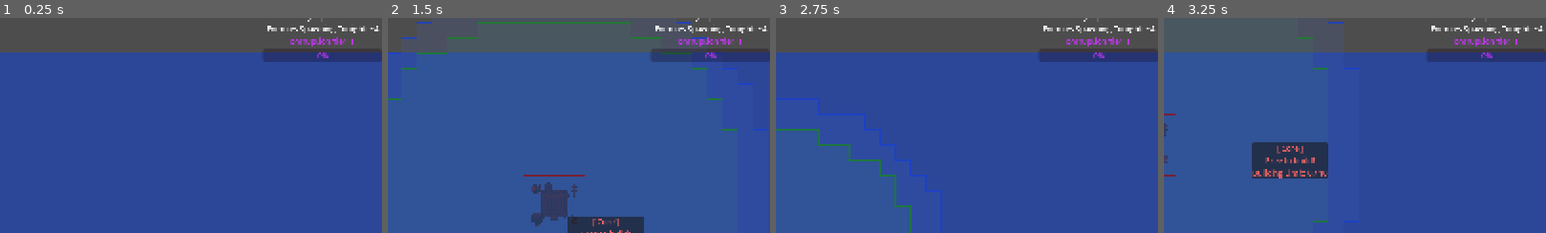
Above: before the commit, frames 1-4 (left to right).
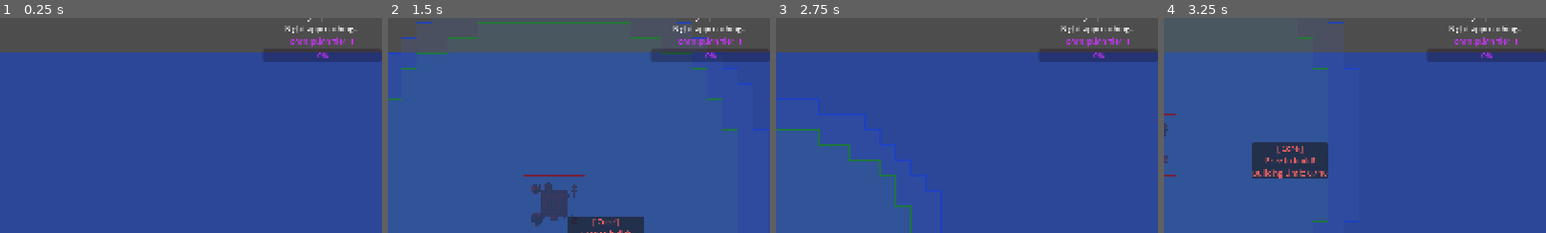
Above: after the commit, the same moments.

Repository: ColdTerror/Core-and-Conveyor
Game: Godot game, scene res://scenes/level.tscn
The game is run twice, just before and just after one commit, with the same random seed, the same clock (stepped at 60 frames per second) and the same inputs. The engine's default icon, where the game draws it, is replaced by a stand-in: a white triangle on a blue panel in a dark square.
Inputs (mouse positions are % of the whole screen's width and height, from its top left):
- Up to frame 1 (0.25 s): no input
- Up to frame 2 (1.5 s): click "Core" at 0.5 s; tap Enter at 1.25 s; move the mouse to (72, 45) at 1.27 s; hold Right (ui_right) from 1.28 s (still down); hold X (deconstruct_hotkey) from 1.28 s (still down); click (72, 45) at 1.42 s
- Up to frame 3 (2.75 s): release Right (ui_right) at 2 s; release X (deconstruct_hotkey) at 2 s; drag from (30, 55) to (45, 70) at 2.02 s
- Up to frame 4 (3.25 s): tap Space at 2.75 s; move the mouse to (60, 28) at 2.77 s; hold Right (ui_right) from 2.78 s (still down); hold R (rotate_tile) from 2.78 s (still down)
The pictures show only the part of the screen within x 50-100%, y 2-52%; the shares and areas given below are measured in that part.

The runs differ from the first frame. In frame 1, 0.5% of the frame differs, in the area x 70-100%, y 3-13%; in frame 2, 0.5%; in frame 3, 0.5%; in frame 4, 0.5%.

Commit message:
game ui now checks the wave measurement and moon measure research to display enemy count or moon phase

Diff:
--- a/scripts/Research/research_manager.gd
+++ b/scripts/Research/research_manager.gd
@@ -31,7 +31,10 @@
 }
 
 var unlocked_techs: Array[String] = []
+
+# --- INTEL TRACKERS ---
 var wave_measure: bool = false
+var moon_measure_level: int = 0
 
 # ==========================================
 # UNLOCK ROUTER
@@ -75,6 +78,8 @@
 			_update_living_towers()
 		"Wave Measurement":
 			wave_measure = true
+		"Moon Measurement 1":
+			moon_measure_level = 1
 		_:
 			print("WARNING: Unknown tech -> ", tech_name)
 
--- a/scripts/UI/game_ui.gd
+++ b/scripts/UI/game_ui.gd
@@ -125,13 +125,51 @@
 			]
 			waveLabel.modulate = Color(1.0, 0.4, 0.4)
 		else:
-			var forecast = wave_manager.get_estimated_enemies()
-			if forecast <= 0:
-				waveLabel.text = "Full Moon Tonight... The forest is quiet."
-				waveLabel.modulate = Color(0.6, 0.8, 1.0) # Soft moonlight blue!
+			# --- RESEARCH GATED FORECAST ---
+
+			# NO RESEARCH: Completely blind!
+			if not ResearchManager.wave_measure:
+				waveLabel.text = "Night approaching..."
+				waveLabel.modulate = Color.WHITE
+
+			# HAS RESEARCH: Show the forecast!
 			else:
-				waveLabel.text = "Enemies Spawning Tonight: ~%d" % forecast
-				waveLabel.modulate = Color.WHITE
+				var forecast = wave_manager.get_estimated_enemies()
+				var moon_status = ""
+				var is_full_moon = false
+				var is_blood_moon = false
+
+				# Does the player have Moon Measurement tech?
+				if ResearchManager.moon_measure_level > 0 and time_manager:
+					var current_time = time_manager.current_time
+
+					# Level 1 reveals at 16:00 (4 PM). Level 2 reveals instantly at 6:00 (Dawn).
+					var reveal_time = 16.0 if ResearchManager.moon_measure_level == 1 else 6.0
+
+					if current_time >= reveal_time:
+						match time_manager.current_moon_phase:
+							TimeManager.MoonPhase.FULL:
+								moon_status = " [FULL MOON]"
+								is_full_moon = true
+							TimeManager.MoonPhase.BLOOD:
+								moon_status = " [BLOOD MOON]"
+								is_blood_moon = true
+							TimeManager.MoonPhase.NORMAL:
+								moon_status = " [Normal Moon]"
+					else:
+						moon_status = " [Calculating Lunar Phase...]"
+
+				# Apply the text and colors!
+				if forecast <= 0 or is_full_moon:
+					waveLabel.text = "Full Moon Tonight... The forest is quiet."
+					waveLabel.modulate = Color(0.6, 0.8, 1.0) # Soft moonlight blue
+				else:
+					waveLabel.text = "Enemies Spawning Tonight: ~%d%s" % [forecast, moon_status]
+
+					if is_blood_moon:
+						waveLabel.modulate = Color(1.0, 0.2, 0.2) # Deep Red for Blood Moon warning
+					else:
+						waveLabel.modulate = Color.WHITE
 
 	# --- NEW: 3. UPDATE CORRUPTION UI ---
 	# We added safety checks (if corruptionLabel) so the game doesn't crash
